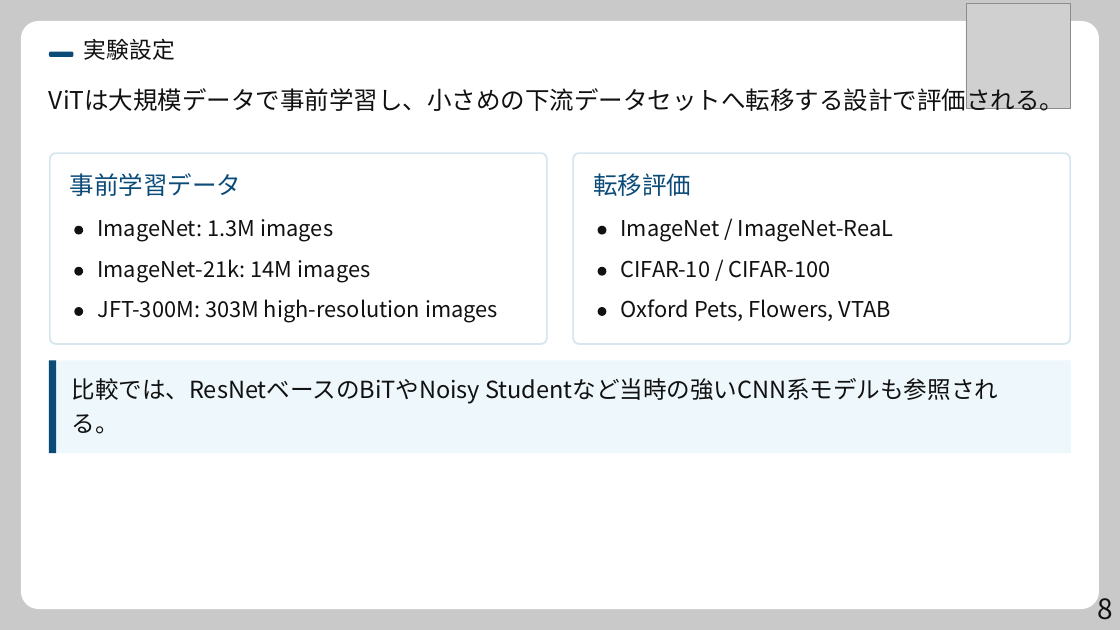
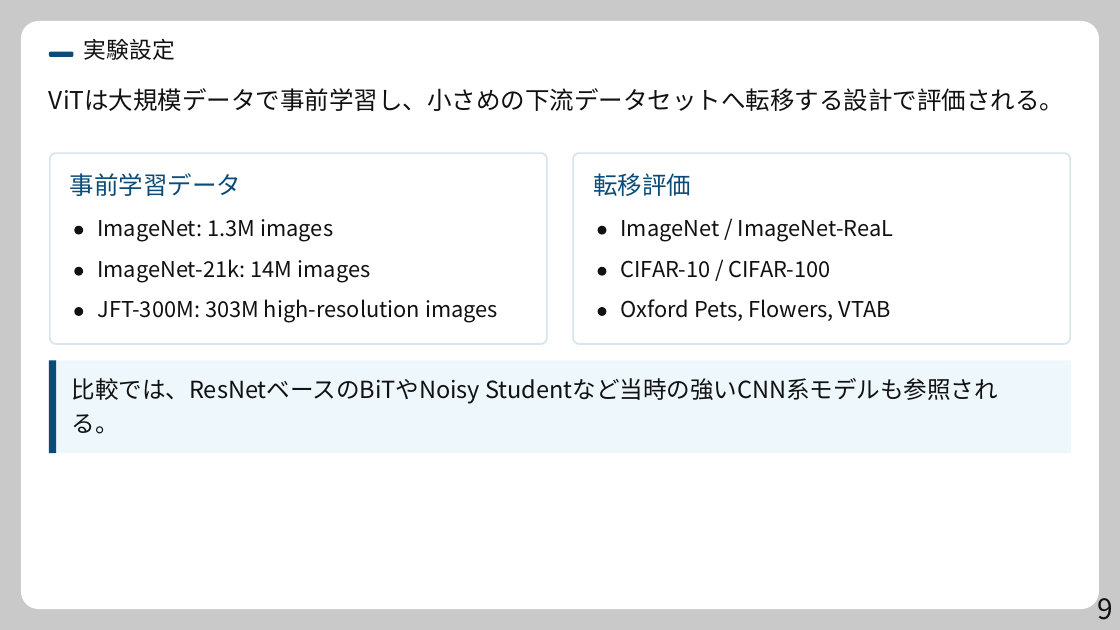
Before and after one commit to in-trial-use/create_presentation, a slide deck: slide 9 of data/refined/ViT/step2.pptx (slide 8 before the commit). Drawn at 1120x630 pixels with LibreOffice and Linux fonts; fonts in the diff are those of the drawing; grey boxes stand for pictures. Boxes give left, top, right and bottom in pixels: in the first picture for what was removed or moved away, otherwise in the second. Text is boxed around its words. In the diff, an @@ line names an element or a change of style, - is before the commit and + after.

```diff
--- a/data/refined/ViT/step2.pptx
+++ b/data/refined/ViT/step2.pptx
@@ picture removed at (x1=966, y1=3, x2=1071, y2=108) @@
@@ text at (x1=1097, y1=591, x2=1113, y2=620): text changed @@
-8
+9
```
Also in this commit, not shown: 10 other slides changed, 2 slides added, 1 slide removed, 13 other files.
